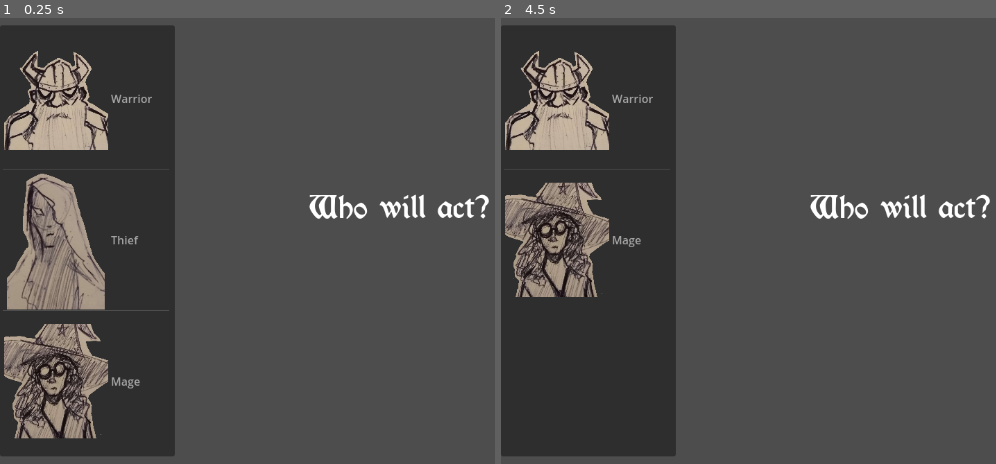
Above: before the commit, frames 1-2 (left to right).
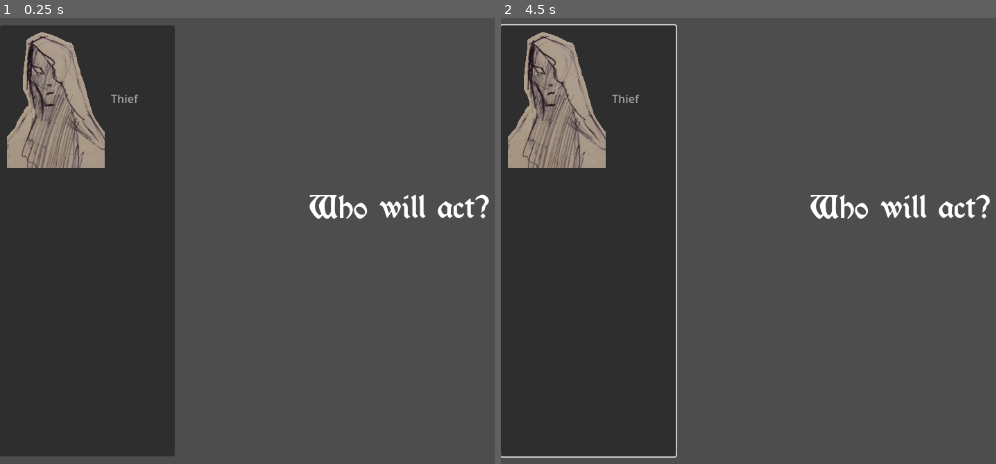
Above: after the commit, the same moments.

Repository: Jollista/Brackeys-Jam-2024.1
Game: Godot game, scene res://Combat/Test/combat_tracker_test.tscn
Same seed, same stepped clock (60 frames per second), same inputs: the game is played once before the commit and once after it. The project has no main scene, so this scene is started directly. The engine's default icon, where the game draws it, is replaced by a stand-in: a white triangle on a blue panel in a dark square.
Inputs (mouse positions are in pixels of both pictures, inside the frame that each line leads up to):
- Up to frame 1 (0.25 s): no input
- Up to frame 2 (4.5 s): tap Enter at 0.5, 2, 3.5 s; move the mouse to (outside the picture) at 0.52 s; click (outside the picture) at 0.6 s; tap Space at 1.25, 2.75, 4.25 s; move the mouse to (738, 263) at 1.27 s; click (738, 263) at 1.35 s; move the mouse to (981, 142) at 2.02 s; click (981, 142) at 2.1 s; move the mouse to (862, 330) at 2.77 s; click (862, 330) at 2.85 s; move the mouse to (outside the picture) at 3.52 s; click (outside the picture) at 3.6 s; move the mouse to (659, 174) at 4.27 s; click (659, 174) at 4.35 s

The runs differ from the first frame. In frame 1, 12% of the frame differs, in the area x 0-35%, y 3-95%; in frame 2, 8.2%.

Commit message:
Fixed condition tick bug

Diff:
--- a/Characters/Character.gd
+++ b/Characters/Character.gd
@@ -38,7 +38,7 @@
 # DOWNED - typically happens when a PC is reduced to 0 hp. Can be roused by an ally taking the help action
 # at which point it ends immediately. otherwise, a downed creature passes its turn. Ends at start of round
 # when no longer at 0 hp.
-var downed = 0
+@export var downed = 0
 # SLOWED - creature moves at half speed and rolls damage at disadvantage
 var slowed = 0
 # INVISIBLE - creature cannot be seen or targeted by enemies
@@ -89,11 +89,16 @@
 	if tag != "Acted this round?":
 		return
 
+	print("round over")
+
 	condition_tick()
 
 # tick down condition timers, and end conditions if satisfied
 func condition_tick():
 	var conditions = [downed, slowed, invisible]
-	for i in len(conditions):
-		if conditions[i] > 0:
-			conditions[i] -= 1
+	if downed > 0:
+		downed -= 1
+	if slowed > 0:
+		slowed -= 1
+	if invisible > 0:
+		invisible -= 1
--- a/Combat/CombatTracker.gd
+++ b/Combat/CombatTracker.gd
@@ -129,7 +129,8 @@
 		# selection determines who goes
 		item_list.clear()
 		for character in combatants["PCs"]:
-			if not character[acted]:
+			print(character["Name"], " ", character["Node"].downed)
+			if not character[acted] and character["Node"].downed == 0:
 				item_list.add_item(character["Name"],character["Sprite"])
 
 		character_select.visible = true
@@ -154,8 +155,16 @@
 	var size = 0
 	for party in combatants:
 		print("party is ", combatants[party])
-		size = max(len(combatants[party]), size)
+		size = max(num_active_characters(party), size)
 	return size
+
+# get the number of active characters in a party
+func num_active_characters(party:String):
+	var sum = 0
+	for i in len(combatants[party]):
+		if combatants[party][i]["Node"].downed == 0 and not combatants[party][i]["Acted this round?"]:
+			sum += 1
+	return sum
 
 func _on_player_character_selected(index:int):
 	var char_name = $CharacterSelect/ItemList.get_item_text(index)
@@ -176,6 +185,7 @@
 func _on_baton_pass(character:Character):
 	baton_passing = character
 
+# start a baton pass
 func baton_pass(character:Character):
 	# set acted this baton pass to true
 	set_combatant_attribute("Acted this baton pass?", true)
--- a/Combat/Test/combat_tracker_test.tscn
+++ b/Combat/Test/combat_tracker_test.tscn
@@ -22,6 +22,7 @@
 character_name = "Warrior"
 party = "PCs"
 battle_sprite = ExtResource("5_dck20")
+downed = 1
 
 [node name="Thief" parent="Party" instance=ExtResource("4_ceicc")]
 transform = Transform3D(1, 0, 0, 0, 1, 0, 0, 0, 1, -0.455474, 0, 0.584465)
@@ -34,6 +35,7 @@
 character_name = "Mage"
 party = "PCs"
 battle_sprite = ExtResource("7_22sb4")
+downed = 4
 
 [node name="Goblin Party" type="Node" parent="."]
 
